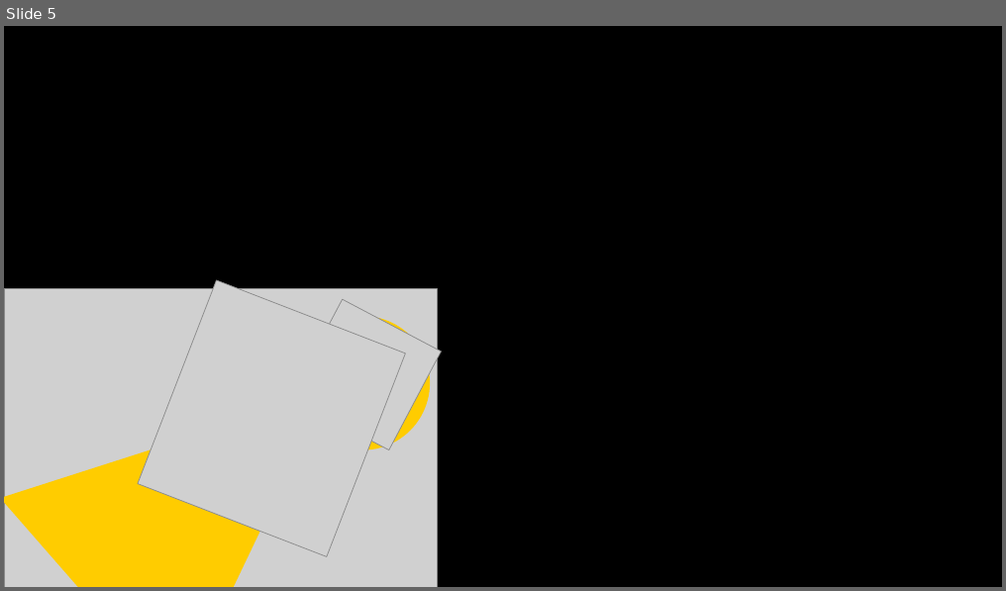
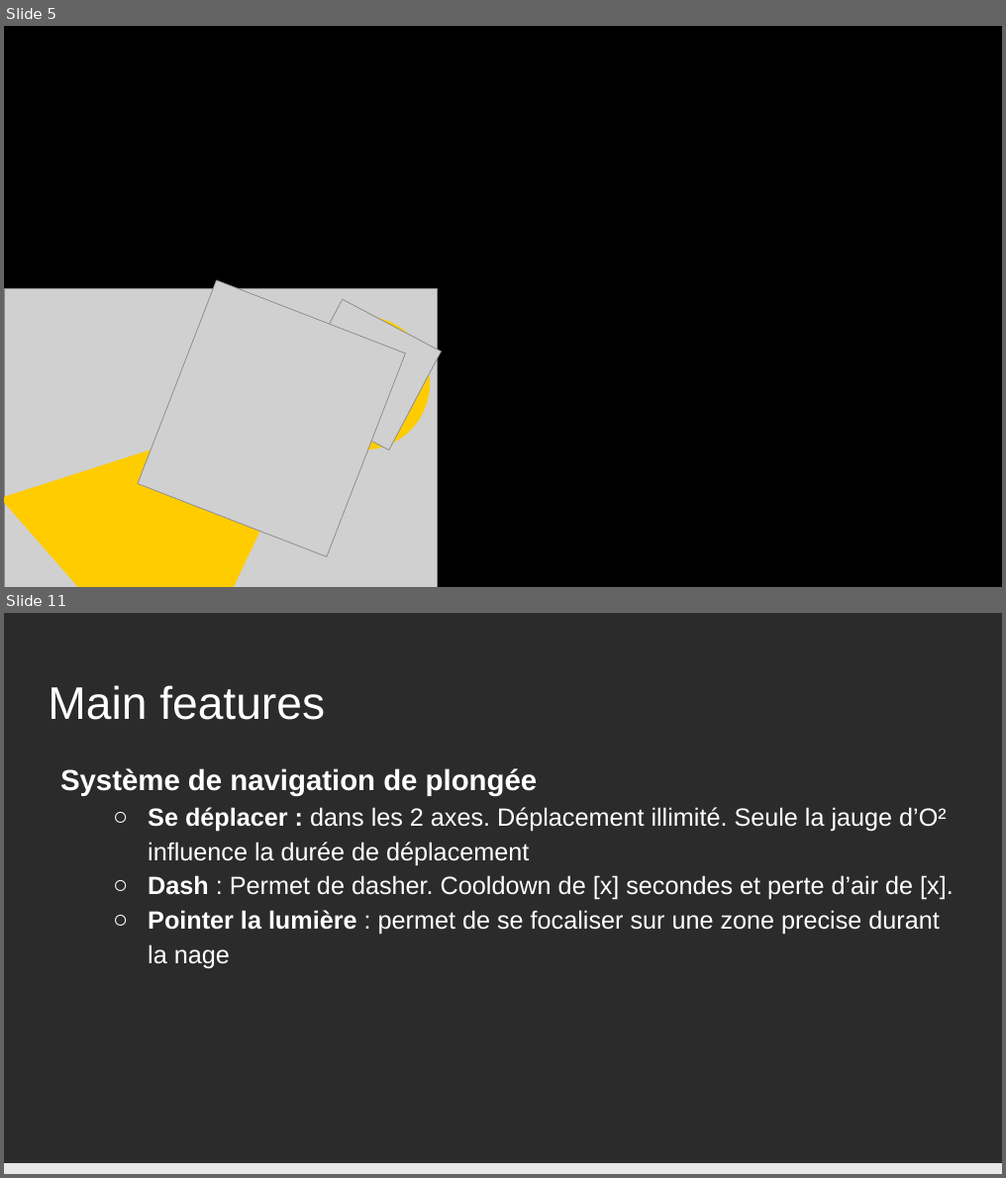
Before and after one commit to KevinBachelierBart/TPGeneraux, a slide deck: PrésentationSintaZaranie.pptx. Shown one above the other, each under a label of ours: slide 5 before the commit, slides 5 and 11 after it; the slides between them are not shown. The pictures are 1006x591 and 1006x1178 pixels, drawn with LibreOffice and Linux fonts; fonts in the diff are those of the drawing; grey boxes stand for pictures; background and template pictures are left out; a plain dark background stands for a picture behind light text. Boxes give left, top, right and bottom in pixels: in the first picture for what was removed or moved away, otherwise in the second. Text is boxed around its words. In the diff, an @@ line names an element or a change of style, - is before the commit and + after.

```diff
--- a/PrésentationSintaZaranie.pptx
+++ b/PrésentationSintaZaranie.pptx
@@ slide 11 added at <box>4,613,1002,1174</box>, background picture (left out) @@
@@ title added at <box>48,685,325,720</box>, 44 pt, text #FFFFFF @@
+Main features
@@ text added at <box>60,768,953,969</box>, 24 pt, text #FFFFFF @@
+Système de navigation de plongée
+  ○ Se déplacer : dans les 2 axes. Déplacement illimité. Seule la jauge d’O² influence la durée de déplacement
+  ○ Dash : Permet de dasher. Cooldown de [x] secondes et perte d’air de [x].
+  ○ Pointer la lumière : permet de se focaliser sur une zone precise durant la nage
@@ rectangle added at <box>4,1164,1002,1174</box>, fill #E8E8E8 @@
```
Also in this commit, not shown: 2 slides changed, 12 other slides added, 1 other file.
